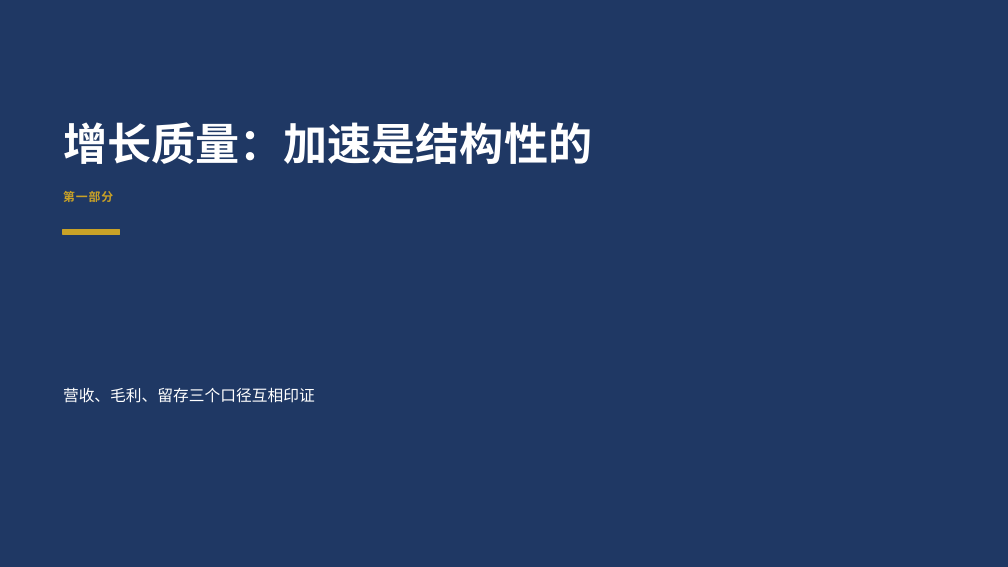
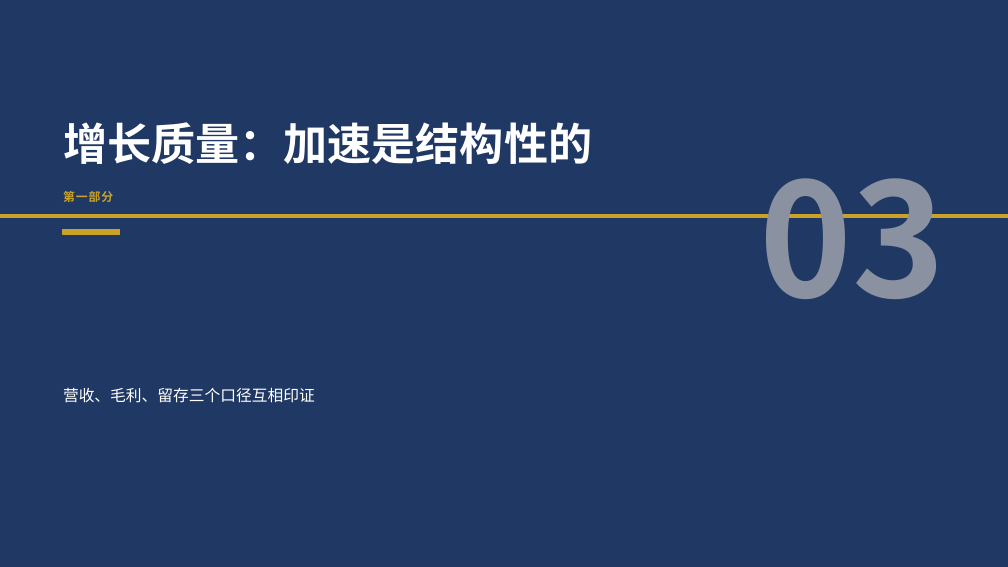
Before and after one commit to xzhengyu007-lang/ai-ppt, a slide deck: slide 3 of docs/examples/01-商务汇报.pptx. Drawn at 1008x567 pixels with LibreOffice and Linux fonts; fonts in the diff are those of the drawing. Boxes give left, top, right and bottom in pixels: in the first picture for what was removed or moved away, otherwise in the second. Text is boxed around its words. In the diff, an @@ line names an element or a change of style, - is before the commit and + after.

```diff
--- a/docs/examples/01-商务汇报.pptx
+++ b/docs/examples/01-商务汇报.pptx
@@ text added at bbox=[759, 178, 945, 299], 150 pt, text #8A91A0, bold @@
+03
@@ rectangle added at bbox=[0, 214, 1008, 217], fill #C9A227, outline #C9A227 1 pt @@
```
Also in this commit, not shown: 9 other slides changed, 3 other files.
